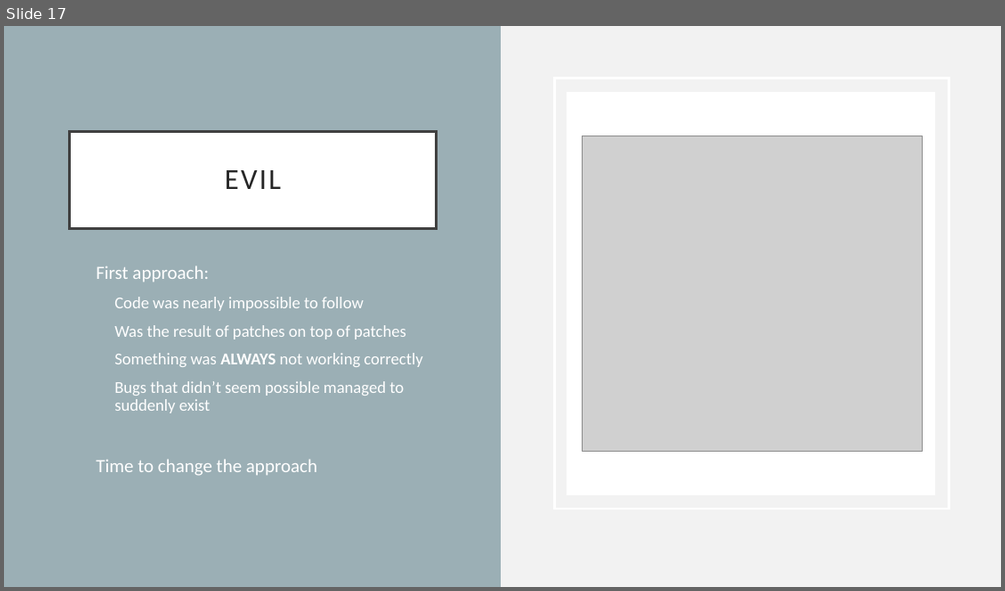
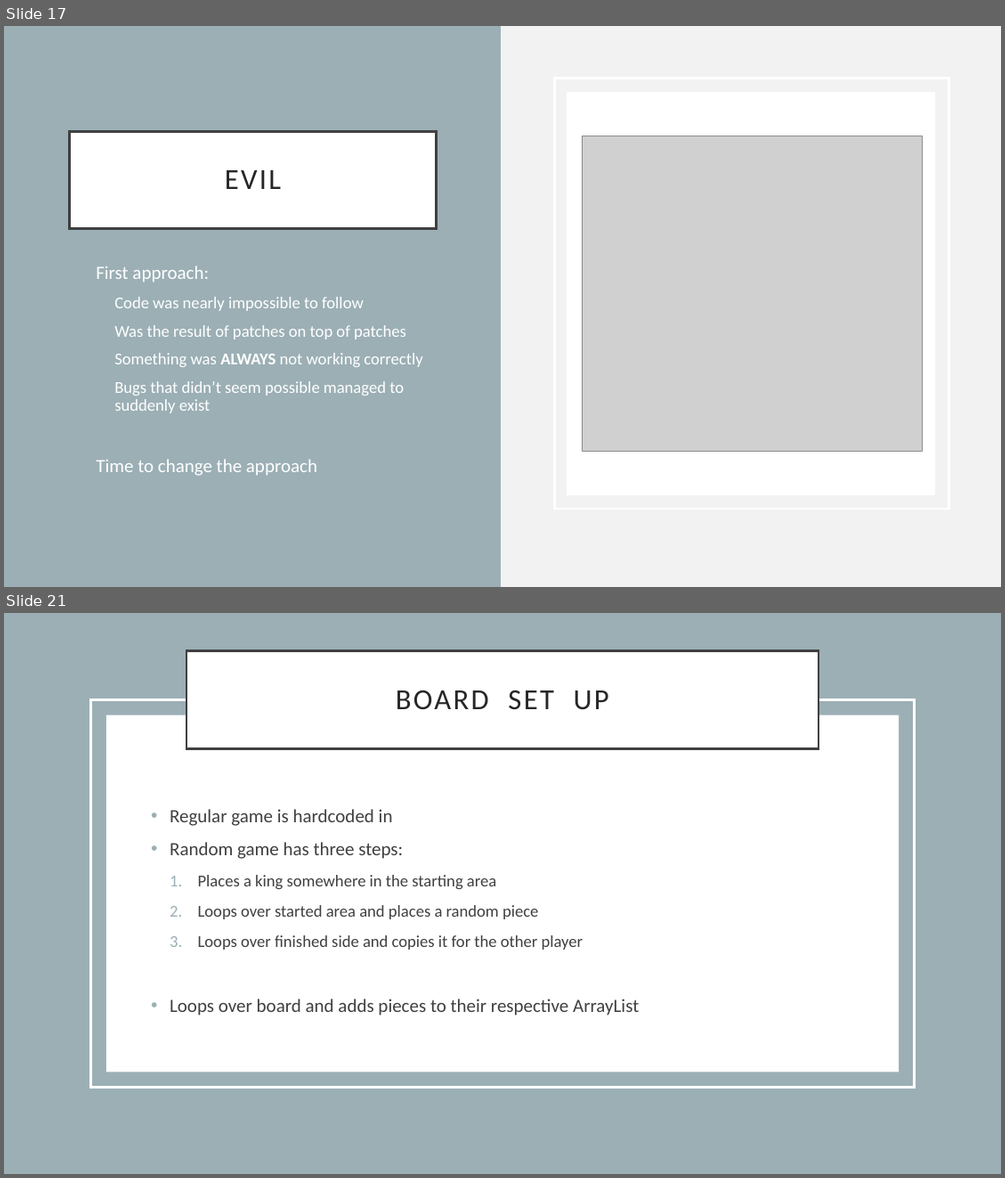
Before and after one commit to mo523/Chess, a slide deck: Adventures in Chess.pptx. Shown one above the other, each under a label of ours: slide 17 before the commit, slides 17 and 21 after it; the slides between them are not shown. The pictures are 1005x591 and 1005x1178 pixels, drawn with LibreOffice and Linux fonts; fonts in the diff are those of the drawing; grey boxes stand for pictures. Boxes give left, top, right and bottom in pixels: in the first picture for what was removed or moved away, otherwise in the second. Text is boxed around its words. In the diff, an @@ line names an element or a change of style, - is before the commit and + after.

```diff
--- a/Adventures in Chess.pptx
+++ b/Adventures in Chess.pptx
@@ slide 21 added at [4, 613, 1001, 1174], background #FFFFFF @@
@@ rectangle added at [4, 613, 1001, 1174], fill #9BAFB5 @@
@@ title added at [186, 651, 818, 748], fill #FFFFFF, outline #404040 2.5 pt, 28 pt, text #262626 @@
+BOARD SET UP
@@ rectangle added at [90, 699, 914, 1087], outline #FFFFFF 2.5 pt @@
@@ rectangle added at [106, 714, 899, 1071], fill #FFFFFF @@
@@ text added at [170, 809, 639, 1015], 16 pt, text #404040 @@
+• Regular game is hardcoded in
+• Random game has three steps:
+  1. Places a king somewhere in the starting area
+  2. Loops over started area and places a random piece
+  3. Loops over finished side and copies it for the other player
+• Loops over board and adds pieces to their respective ArrayList
```
Also in this commit, not shown: 4 slides changed, 11 other slides added, 1 slide removed.
